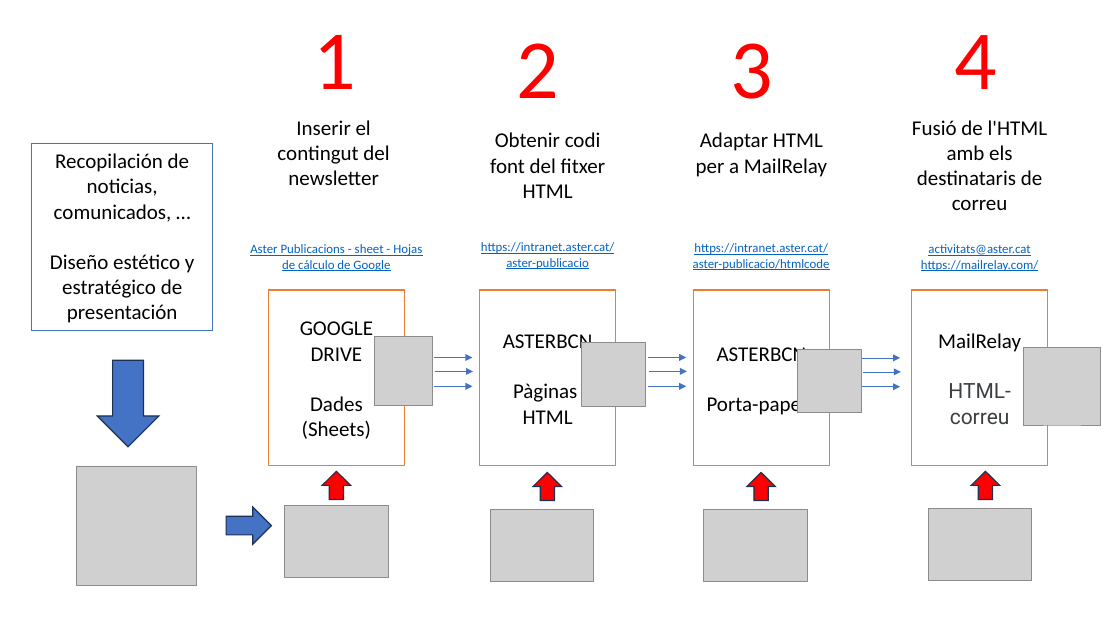
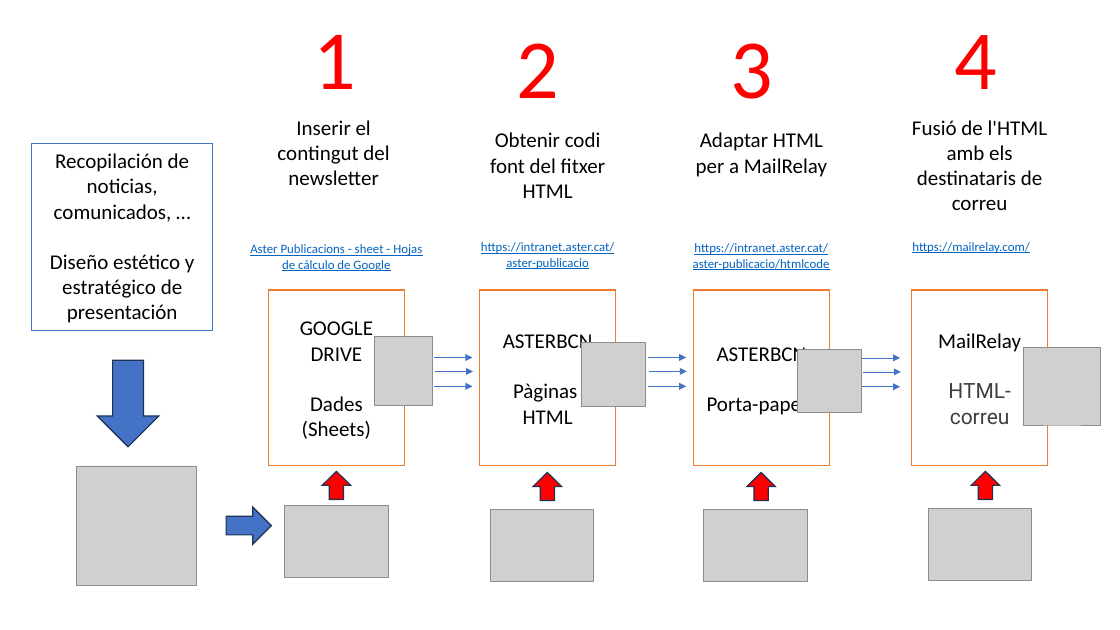
Before and after one commit to CaptWhite/AsterPublicacio, a slide deck: slide 2 of Documents/Newsletter v4.pptx. Drawn at 1120x630 pixels with LibreOffice and Linux fonts; fonts in the diff are those of the drawing; grey boxes stand for pictures. Boxes give left, top, right and bottom in pixels: in the first picture for what was removed or moved away, otherwise in the second. Text is boxed around its words. In the diff, an @@ line names an element or a change of style, - is before the commit and + after.

```diff
--- a/Documents/Newsletter v4.pptx
+++ b/Documents/Newsletter v4.pptx
@@ text "https://mailrelay.com/": place and size @@
-text "https://mailrelay.com/" at [921,244,1038,271]
+text "https://mailrelay.com/" at [912,242,1029,253]
@@ text at [928,244,1030,256]: paragraph removed @@
-activitats@aster.cat
```
Also in this commit, not shown: 1 other slide changed, 3 other files.
